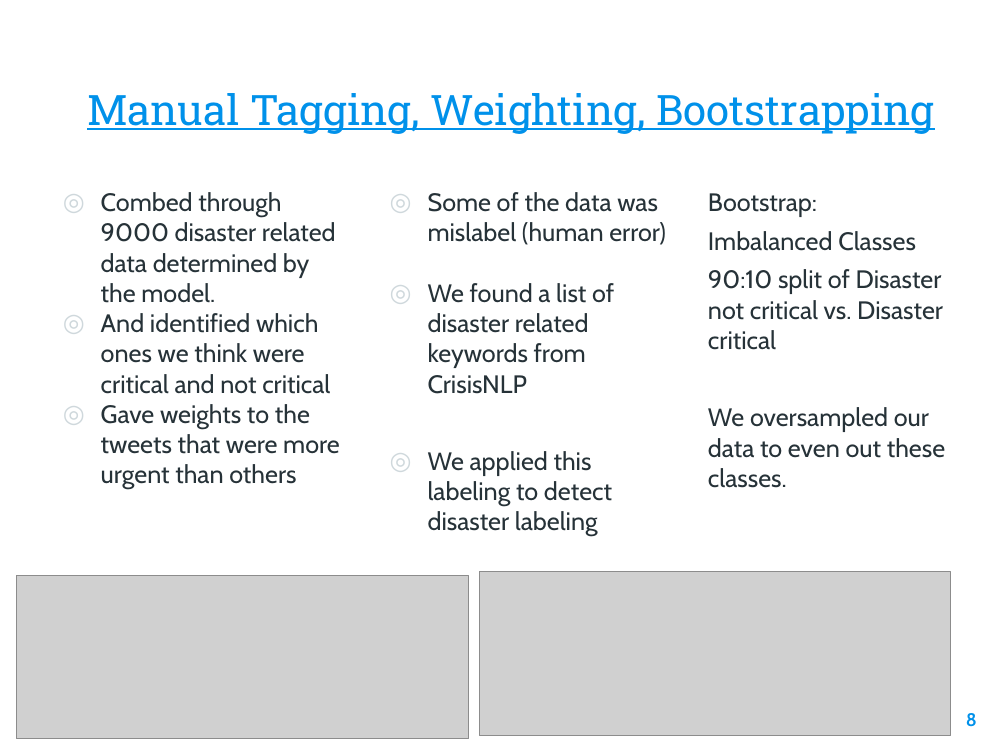
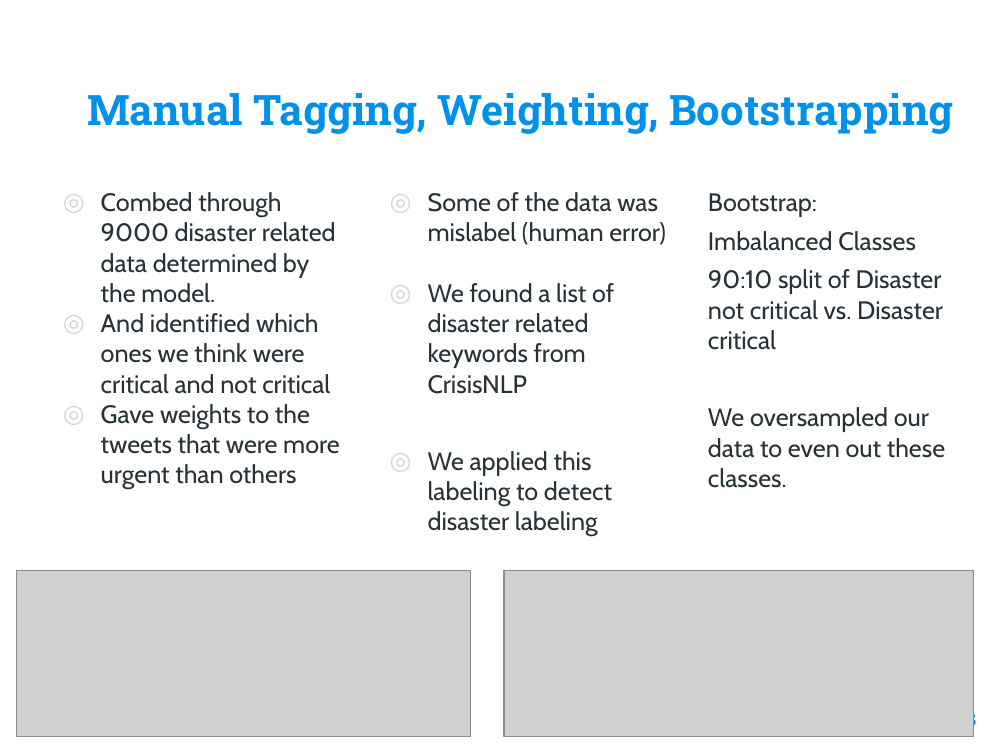
Before and after one commit to eamonious/disaster-tweet-classification, a slide deck: slide 8 of presentation.pptx. Drawn at 1008x756 pixels with LibreOffice and Linux fonts; fonts in the diff are those of the drawing; grey boxes stand for pictures; background and template pictures are left out. Boxes give left, top, right and bottom in pixels: in the first picture for what was removed or moved away, otherwise in the second. Text is boxed around its words. In the diff, an @@ line names an element or a change of style, - is before the commit and + after.

```diff
--- a/presentation.pptx
+++ b/presentation.pptx
@@ title "Manual Tagging, Weighting, Bootstrapping" at <box>87,93,953,134</box>: bold on, underline off @@
@@ picture: place and size @@
-picture at <box>16,576,469,739</box>
+picture at <box>17,571,471,737</box>
@@ picture: place and size @@
-picture at <box>479,572,951,735</box>
+picture at <box>504,571,974,737</box>
```
Also in this commit, not shown: 10 other slides changed, 15 other files.
